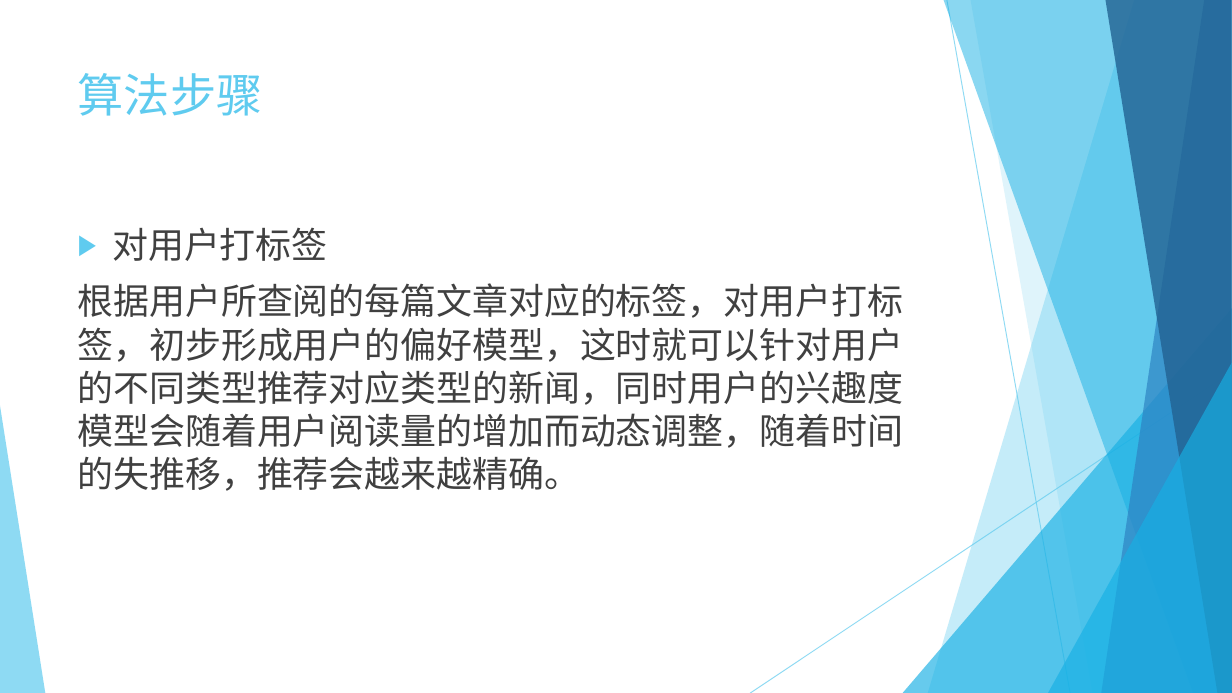
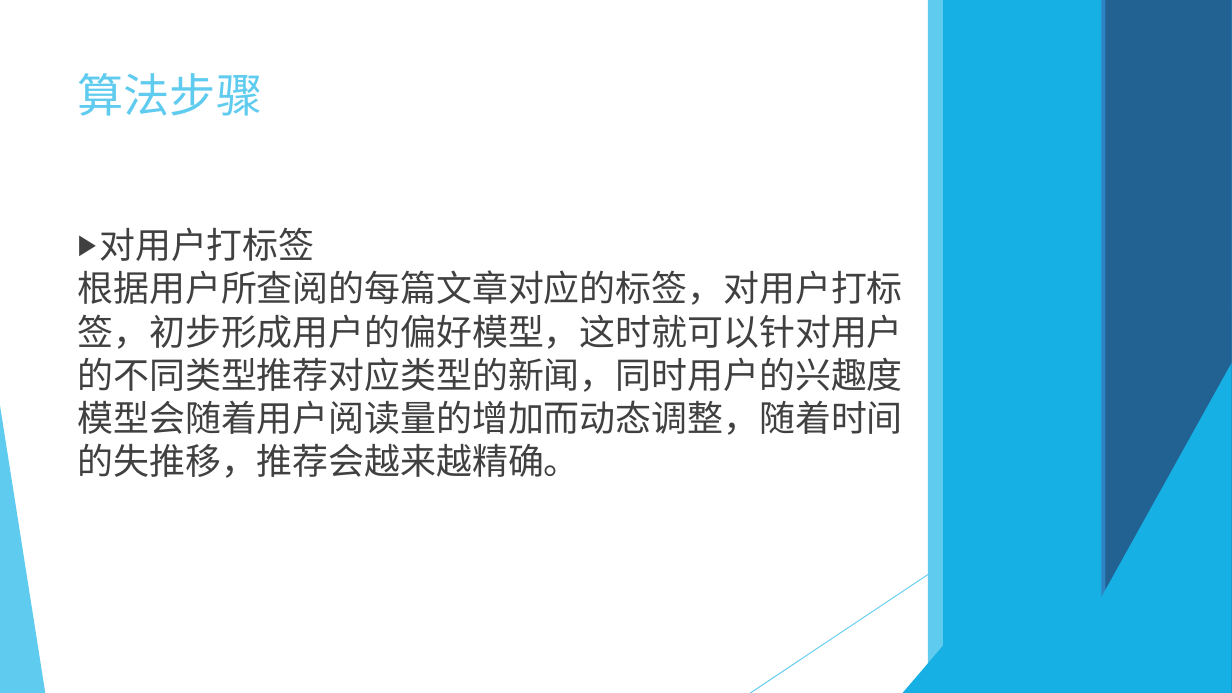
Before and after one commit to hejy12/newsRecommender, a slide deck: slide 20 of 新闻推荐系统.pptx (slide 18 before the commit). Drawn at 1232x693 pixels with LibreOffice and Linux fonts; fonts in the diff are those of the drawing. Boxes give left, top, right and bottom in pixels: in the first picture for what was removed or moved away, otherwise in the second. Text is boxed around its words. In the diff, an @@ line names an element or a change of style, - is before the commit and + after.

```diff
--- a/新闻推荐系统.pptx
+++ b/新闻推荐系统.pptx
@@ rectangle added at bbox=[928, 0, 1232, 693], fill #5FCBEF @@
@@ rectangle added at bbox=[944, 0, 1232, 693], fill #17B0E4 @@
@@ line (947, 0) - (1070, 693): stroke #5FCBEF 0.75 pt to #5FCBEF 0.74 pt @@
@@ rectangle added at bbox=[970, 0, 1232, 693], fill #5FCBEF @@
@@ rectangle added at bbox=[1102, 0, 1232, 693], fill #2E83C3 @@
@@ group removed at bbox=[928, 0, 1232, 693]: 5 freeform shapes @@
@@ rectangle added at bbox=[1105, 0, 1232, 693], fill #226292 @@
@@ text "对用户打标签" at bbox=[78, 228, 903, 478]: indent changed; less space between paragraphs @@
@@ triangle at bbox=[903, 308, 1232, 693]: fill #17B0E4 at 66% opacity to #17B0E4 @@
@@ line (1232, 372) - (750, 693): stroke #5FCBEF 0.75 pt to #5FCBEF 0.74 pt @@
@@ triangle at bbox=[1048, 363, 1232, 693]: fill #17B0E4 at 66% opacity to #17B0E4 @@
@@ triangle at bbox=[0, 406, 45, 693]: fill #5FCBEF at 70% opacity to #5FCBEF @@
```
Also in this commit, not shown: 19 other slides changed, 2 slides added, 2 other files.
